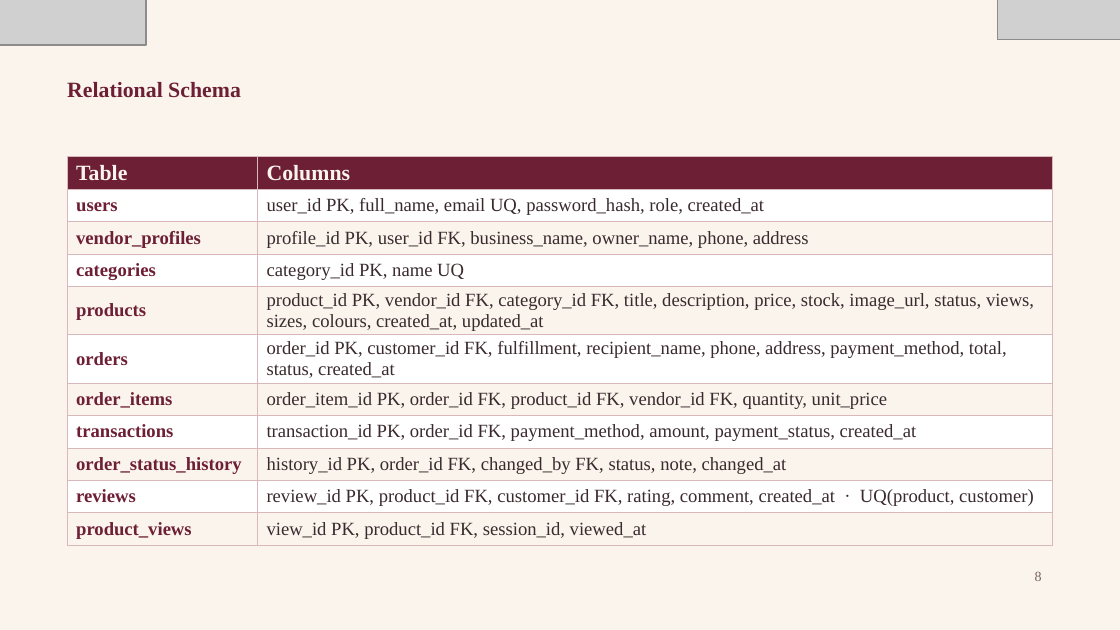
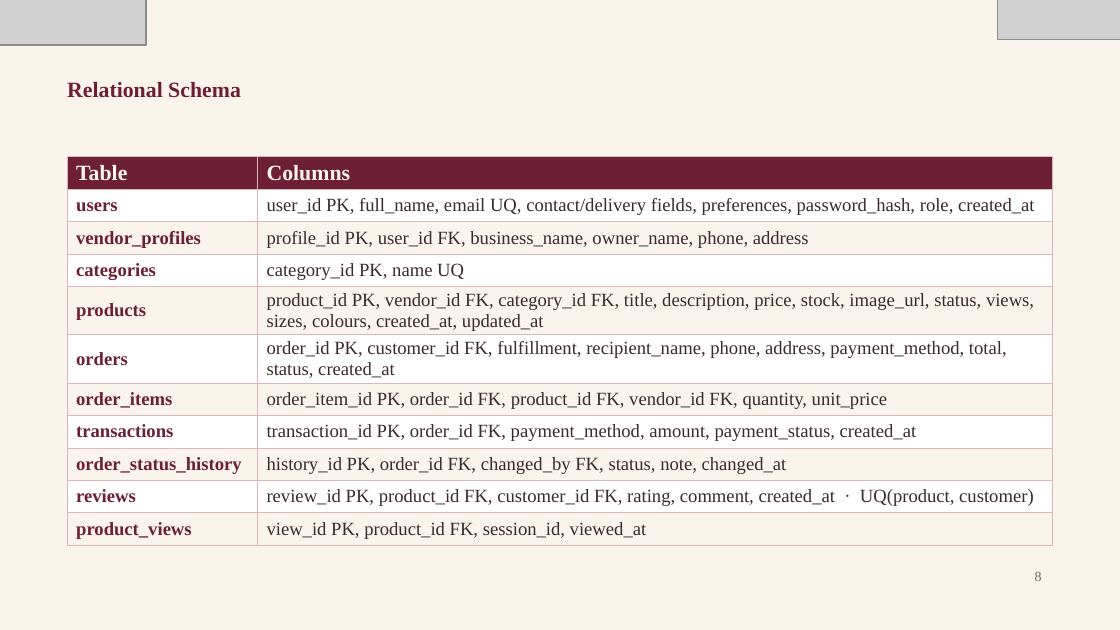
Before and after one commit to Bishu112/00022140_BishwambharThakur_EC3352_Assignment2, a slide deck: slide 8 of Presentation/00022140_BishwambharThakur_EC3352_Assignment2.pptx. Drawn at 1120x630 pixels with LibreOffice and Linux fonts; fonts in the diff are those of the drawing; grey boxes stand for pictures. Boxes give left, top, right and bottom in pixels: in the first picture for what was removed or moved away, otherwise in the second. Text is boxed around its words. In the diff, an @@ line names an element or a change of style, - is before the commit and + after.

```diff
--- a/Presentation/00022140_BishwambharThakur_EC3352_Assignment2.pptx
+++ b/Presentation/00022140_BishwambharThakur_EC3352_Assignment2.pptx
@@ table at [67,157,1053,552] @@
-row 2, column 2: user_id PK, full_name, email UQ, password_hash, role, created_at
+row 2, column 2: user_id PK, full_name, email UQ, contact/delivery fields, preferences, password_hash, role, created_at
```
Also in this commit, not shown: 2 other slides changed, 26 other files.
